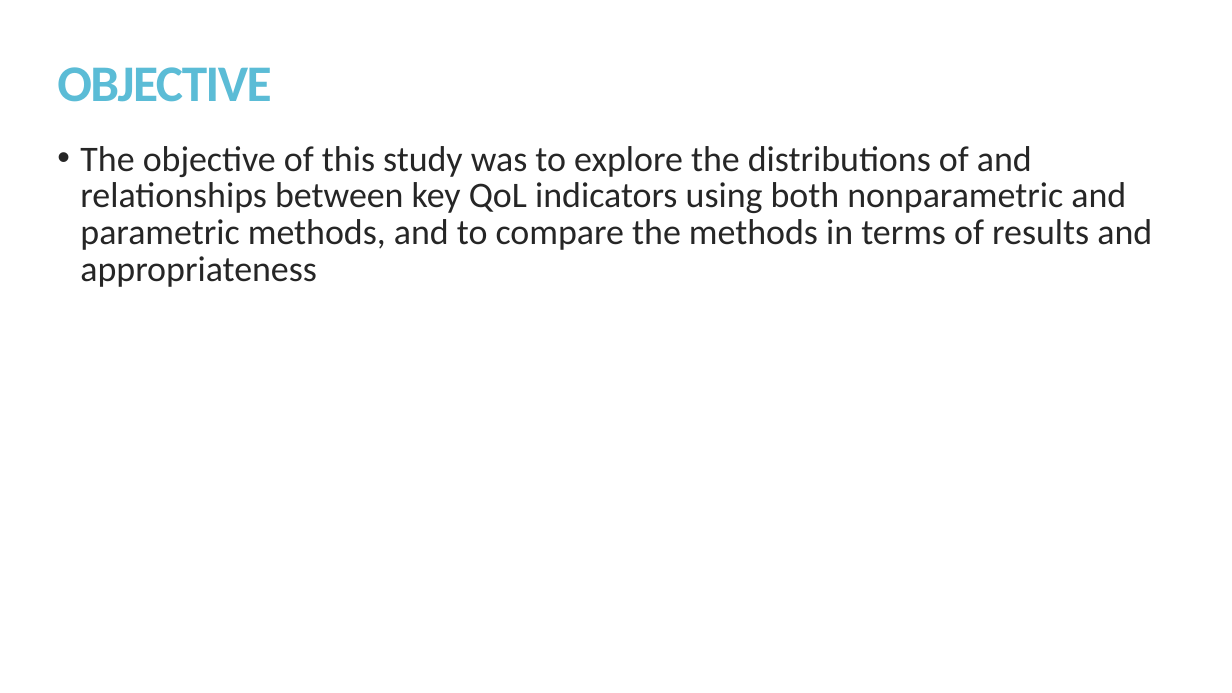
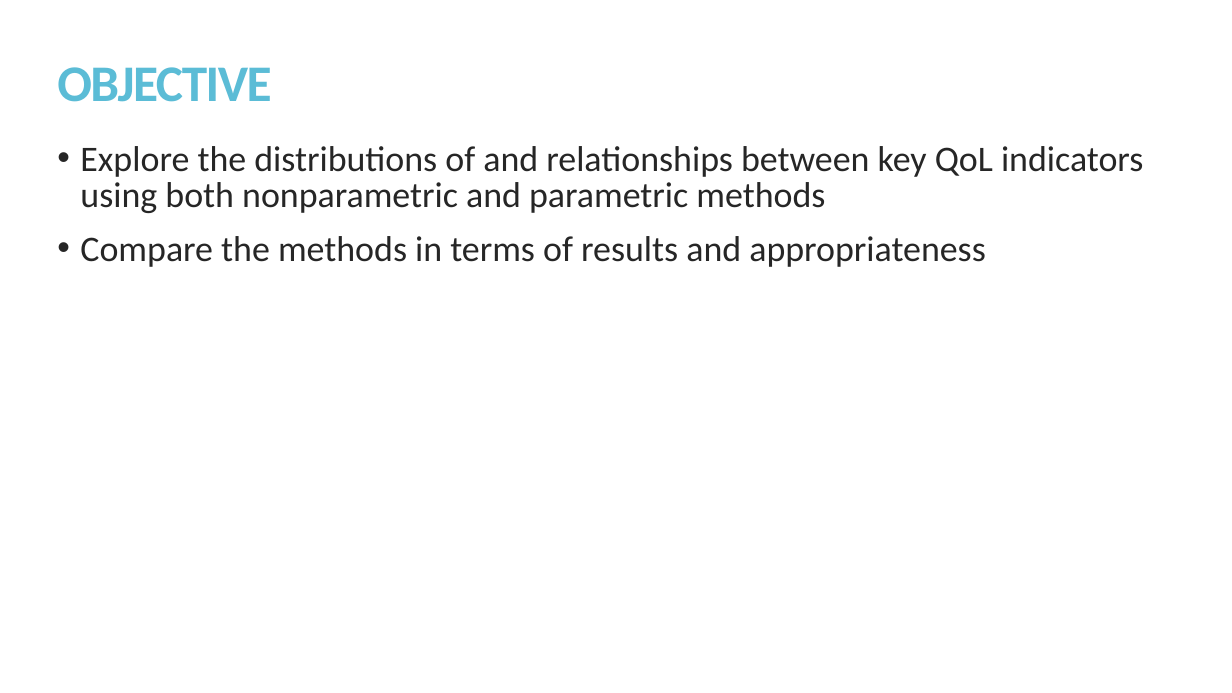
Before and after one commit to kmprioliPROF/MAT_8452_Final_Project, a slide deck: slide 3 of Prioli_Final_Proj.pptx. Drawn at 1232x693 pixels with LibreOffice and Linux fonts; fonts in the diff are those of the drawing. Boxes give left, top, right and bottom in pixels: in the first picture for what was removed or moved away, otherwise in the second. Text is boxed around its words. In the diff, an @@ line names an element or a change of style, - is before the commit and + after.

```diff
--- a/Prioli_Final_Proj.pptx
+++ b/Prioli_Final_Proj.pptx
@@ text at bbox=[80, 146, 1143, 267]: text changed @@
-• The objective of this study was to explore the distributions of and relationships between key QoL indicators using both nonparametric and parametric methods, and to compare the methods in terms of results and appropriateness
+• Explore the distributions of and relationships between key QoL indicators using both nonparametric and parametric methods
+• Compare the methods in terms of results and appropriateness
```
Also in this commit, not shown: 8 other slides changed, 2 other files.
